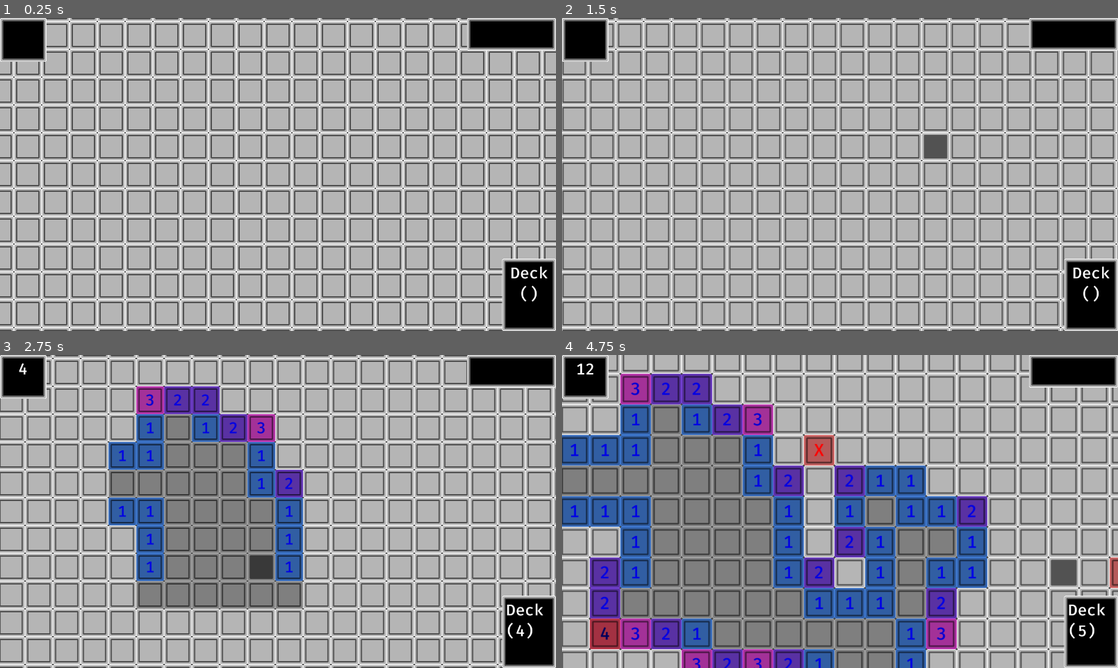
Above: before the commit, frames 1-4 (two rows, left to right).
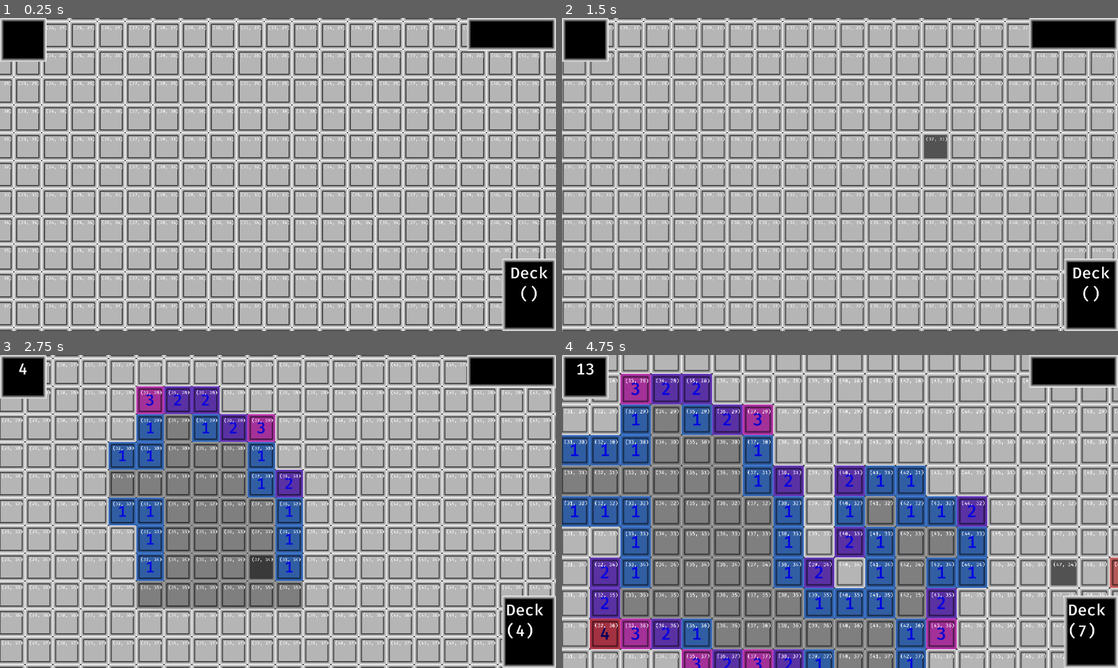
Above: after the commit, the same moments.

Repository: bjornarprytz/mine-sweeter
Game: Godot game, scene res://main.tscn
Same seed, same stepped clock (60 frames per second), same inputs: the game is played once before the commit and once after it.
Inputs (mouse positions are in pixels of both pictures, inside the frame that each line leads up to):
- Up to frame 1 (0.25 s): no input
- Up to frame 2 (1.5 s): click (589, 36) at 0.52 s; tap Enter at 1.25 s; move the mouse to (962, 158) at 1.27 s; hold D (move_right) from 1.28 s (still down); hold Middle mouse button (drag) from 1.28 s (still down); click (962, 158) at 1.42 s
- Up to frame 3 (2.75 s): release D (move_right) at 2 s; release Middle mouse button (drag) at 2 s; drag from (166, 527) to (250, 574) at 2.02 s
- Up to frame 4 (4.75 s): move the mouse to (895, 442) at 2.77 s; hold D (move_right) 2.78-3.5 s; hold Mouse wheel up (zoom_in) 2.78-3.5 s; click (895, 442) at 2.92 s; drag from (812, 574) to (673, 464) at 3.52 s; move the mouse to (1006, 558) at 4.27 s; hold A (move_left) from 4.28 s (still down); hold Middle mouse button (drag) from 4.28 s (still down); click (1006, 558) at 4.42 s

The runs differ from the first frame. In frame 1, 2.5% of the frame differs, in the area x 0-100%, y 2-93%; in frame 2, 2.4%; in frame 3, 2.7%; in frame 4, 3.6%, in the area x 0-100%, y 2-98%.

Commit message:
fiddling with the cell state still

Diff:
--- a/src/card.gd
+++ b/src/card.gd
@@ -74,8 +74,13 @@
 	if data == null:
 		return
 
+	var _sign = "-" if data.value < 0 else "+"
+
+	if data.value == 0:
+		_sign = ""
+
 	match data.type:
 		Type.VALUE:
-			value_label.append_text("[center]%s" % str(data.value))
+			value_label.append_text("[center]%s%s" % [_sign, str(data.value)])
 		Type.MULTIPLIER:
-			value_label.append_text("[center]x%s" % str(data.value))
+			value_label.append_text("[center]x%s%s" % [_sign, str(data.value)])
--- a/src/card_scoring.gd
+++ b/src/card_scoring.gd
@@ -1,20 +1,37 @@
 class_name CardScoring
 extends PanelContainer
 
-@onready var card_grid: GridContainer = %CardGrid
+@onready var card_container: HBoxContainer = %CardContainer
+@onready var score_label: RichTextLabel = %ScoreLabel
+@onready var result_container: CenterContainer = %ResultContainer
 
-var score: int = 0
+var score: int = 0:
+	set(value):
+		if score == value:
+			return
+		score = value
+		_update_score_label()
 
+func _update_score_label() -> void:
+	result_container.show()
+	score_label.clear()
+	score_label.append_text("[center]%d" % score)
 
 func score_cards(cards: Array[Card.Data]) -> int:
 	for card in cards:
-		_score_card(Create.Card(card))
+		await _score_card(Create.Card(card))
 		await get_tree().create_timer(1.0).timeout
 
 	return pop_result()
 
 func _score_card(card: Card):
-	card_grid.add_child(card)
+	var original_scale = card.scale
+	card.scale = Vector2.ZERO
+	card_container.add_child(card)
+
+	var tween = create_tween().set_ease(Tween.EASE_OUT).set_trans(Tween.TRANS_ELASTIC)
+	tween.tween_property(card, "scale", original_scale, .5)
+	await tween.finished
 
 	match card.data.type:
 		Card.Type.MULTIPLIER:
@@ -22,13 +39,10 @@
 		Card.Type.VALUE:
 			score += card.data.value
 
+
 func pop_result() -> int:
-
 	var result = score
-
 	score = 0
-
-	for c in card_grid.get_children():
-		c.queue_free()
-
+	for card in card_container.get_children():
+		card.queue_free()
 	return result
--- a/src/card_scoring.tscn
+++ b/src/card_scoring.tscn
@@ -9,9 +9,9 @@
 anchor_right = 0.5
 anchor_bottom = 0.5
 offset_left = -327.0
-offset_top = -181.0
+offset_top = -103.0
 offset_right = 327.0
-offset_bottom = 181.0
+offset_bottom = 104.0
 grow_horizontal = 2
 grow_vertical = 2
 script = ExtResource("1_usv3o")
@@ -26,7 +26,35 @@
 [node name="CenterContainer" type="CenterContainer" parent="MarginContainer"]
 layout_mode = 2
 
-[node name="CardGrid" type="GridContainer" parent="MarginContainer/CenterContainer"]
+[node name="ArithmeticContainer" type="HBoxContainer" parent="MarginContainer/CenterContainer"]
+layout_mode = 2
+
+[node name="CardContainer" type="HBoxContainer" parent="MarginContainer/CenterContainer/ArithmeticContainer"]
 unique_name_in_owner = true
 layout_mode = 2
-columns = 5
+size_flags_horizontal = 3
+
+[node name="ResultContainer" type="CenterContainer" parent="MarginContainer/CenterContainer/ArithmeticContainer"]
+unique_name_in_owner = true
+visible = false
+layout_mode = 2
+
+[node name="HBoxContainer" type="HBoxContainer" parent="MarginContainer/CenterContainer/ArithmeticContainer/ResultContainer"]
+layout_mode = 2
+
+[node name="EqualsLabel" type="RichTextLabel" parent="MarginContainer/CenterContainer/ArithmeticContainer/ResultContainer/HBoxContainer"]
+layout_mode = 2
+theme_override_font_sizes/normal_font_size = 128
+bbcode_enabled = true
+text = "="
+fit_content = true
+autowrap_mode = 0
+
+[node name="ScoreLabel" type="RichTextLabel" parent="MarginContainer/CenterContainer/ArithmeticContainer/ResultContainer/HBoxContainer"]
+unique_name_in_owner = true
+layout_mode = 2
+theme_override_font_sizes/normal_font_size = 128
+bbcode_enabled = true
+text = "1"
+fit_content = true
+autowrap_mode = 0
--- a/src/cell.gd
+++ b/src/cell.gd
@@ -22,7 +22,9 @@
 	## All neighbour mines are flagged, presumably
 	SOLVABLE,
 	## All neighbour mines have been identified, and can be scored
-	SCORABLE
+	SCORABLE,
+	## All neigbour mines have been scored
+	SCORED
 }
 
 var is_flagged: bool:
@@ -38,14 +40,11 @@
 		state = State.REVEALED if value else State.HIDDEN
 
 var is_scored: bool:
-	set(value):
-		if value == is_scored:
-			return
-
-		is_scored = value
-
-		if is_scored:
-			Events.cell_scored.emit(self)
+	get:
+		return hint == Hint.SCORED
+	set(value):
+		hint = Hint.SCORED if value else Hint.NONE
+
 
 var is_hidden: bool:
 	get:
@@ -96,6 +95,7 @@
 		hint = value
 		_set_ready_to_score(false)
 		_set_ready_to_solve(false)
+		_set_scored(false)
 
 		match hint:
 			Hint.NONE:
@@ -104,21 +104,33 @@
 				_set_ready_to_score(true)
 			Hint.SOLVABLE:
 				_set_ready_to_solve(true)
+			Hint.SCORED:
+				_set_scored(true)
+				Events.cell_scored.emit(self)
 
 var number: int = 0
 var map: Map
 
-var coordinates: Vector2 = Vector2.ZERO
+var coordinates: Vector2 = Vector2.ZERO:
+	set(value):
+		coordinates = value
+		if is_node_ready():
+			coords_debug.text = str(coordinates)
 
 @onready var button: Button = $Button
 @onready var tag: RichTextLabel = %Tag
 @onready var check: Sprite2D = %Check
 @onready var solve: Sprite2D = %Solve
+@onready var scored: Sprite2D = %Scored
+@onready var coords_debug: RichTextLabel = $CoordsDebug
 
 func _ready() -> void:
 	Events.cell_flagged.connect(_on_cell_flagged_changed)
 	Events.cell_unflagged.connect(_on_cell_flagged_changed)
 	Events.cell_scored.connect(_on_cell_scored)
+
+	coords_debug.text = str(coordinates)
+
 
 func _on_cell_scored(cell: Cell) -> void:
 	if !_is_neighbour(cell):
@@ -189,7 +201,6 @@
 	if errors.is_empty():
 		for neighbor in correct_flags:
 			neighbor.is_scored = true
-		_clear_hint()
 		is_scored = true
 		Events.mines_confirmed.emit(correct_flags)
 	else:
@@ -197,12 +208,8 @@
 			cell.is_flagged = false
 			await cell.reveal()
 
-
-func _clear_hint():
-	hint = Hint.NONE
-
 func _update_hint():
-	if is_hidden or number == 0 or is_mine:
+	if is_scored or is_hidden or number == 0 or is_mine:
 		return
 
 	var neighbors = map.get_neighbors(self)
@@ -253,6 +260,17 @@
 	tween.tween_property(check, "scale", target_scale, 0.5).set_trans(Tween.TRANS_ELASTIC).set_ease(Tween.EASE_OUT)
 	await tween.finished
 
+func _set_scored(yes: bool):
+	if !yes:
+		scored.hide()
+		return
+	scored.show()
+	var tween = create_tween()
+	var target_scale = scored.scale
+	scored.scale = Vector2.ZERO
+	tween.tween_property(scored, "scale", target_scale, 0.5).set_trans(Tween.TRANS_ELASTIC).set_ease(Tween.EASE_OUT)
+	await tween.finished
+
 func _reveal_neighbors():
 	var neighbors = map.get_neighbors(self)
 	for neighbor in neighbors:
@@ -260,7 +278,7 @@
 			await neighbor.reveal()
 	_update_hint()
 
-func toggle_flag():
+func _toggle_flag():
 	tag.show()
 	match state:
 		State.HIDDEN:
@@ -273,7 +291,7 @@
 		_:
 			pass
 
-func denied():
+func _denied():
 	const n_shakes: int = 10
 	const shake_amount: int = 5
 	const shake_duration: float = 0.01
@@ -295,7 +313,7 @@
 		if event.button_index == MOUSE_BUTTON_LEFT:
 			match state:
 				State.FLAGGED:
-					denied()
+					_denied()
 				State.REVEALED:
 					match [is_mine, hint]:
 						[false, Hint.SOLVABLE]:
@@ -307,7 +325,7 @@
 				State.HIDDEN:
 					reveal()
 		elif event.button_index == MOUSE_BUTTON_RIGHT:
-			toggle_flag()
+			_toggle_flag()
 
 func _is_neighbour(other: Cell) -> bool:
 	# Check if the other cell is a neighbor
--- a/src/cell.tscn
+++ b/src/cell.tscn
@@ -1,9 +1,10 @@
-[gd_scene load_steps=5 format=3 uid="uid://c56h7duus2w00"]
+[gd_scene load_steps=6 format=3 uid="uid://c56h7duus2w00"]
 
 [ext_resource type="Script" path="res://cell.gd" id="1_tp1ua"]
 [ext_resource type="Theme" uid="uid://bhttketftlysp" path="res://global_theme.tres" id="2_mc104"]
 [ext_resource type="Texture2D" uid="uid://dqnvw6wkptehh" path="res://assets/ok-2307342_1280.png" id="3_cqlfs"]
 [ext_resource type="Texture2D" uid="uid://cfmwg40thifnj" path="res://assets/circle.png" id="4_a0aar"]
+[ext_resource type="Texture2D" uid="uid://b3dojbv7i1k6q" path="res://assets/star.png" id="5_db5xf"]
 
 [node name="Cell" type="Node2D"]
 script = ExtResource("1_tp1ua")
@@ -57,4 +58,24 @@
 scale = Vector2(0.078125, 0.078125)
 texture = ExtResource("4_a0aar")
 
+[node name="Scored" type="Sprite2D" parent="."]
+unique_name_in_owner = true
+visible = false
+modulate = Color(0.824991, 0.750072, 0.00139887, 1)
+position = Vector2(13, 13)
+scale = Vector2(0.140625, 0.140625)
+texture = ExtResource("5_db5xf")
+
+[node name="CoordsDebug" type="RichTextLabel" parent="."]
+offset_left = -22.0
+offset_top = -24.0
+offset_right = 608.0
+offset_bottom = 206.0
+scale = Vector2(0.08, 0.08)
+theme_override_font_sizes/normal_font_size = 128
+bbcode_enabled = true
+text = "(11,23)"
+fit_content = true
+autowrap_mode = 0
+
 [connection signal="gui_input" from="Button" to="." method="_on_button_gui_input"]
Binary file added: src/assets/star.png
Not shown, added: src/assets/star.png.import
Not shown, changed: readme.md
